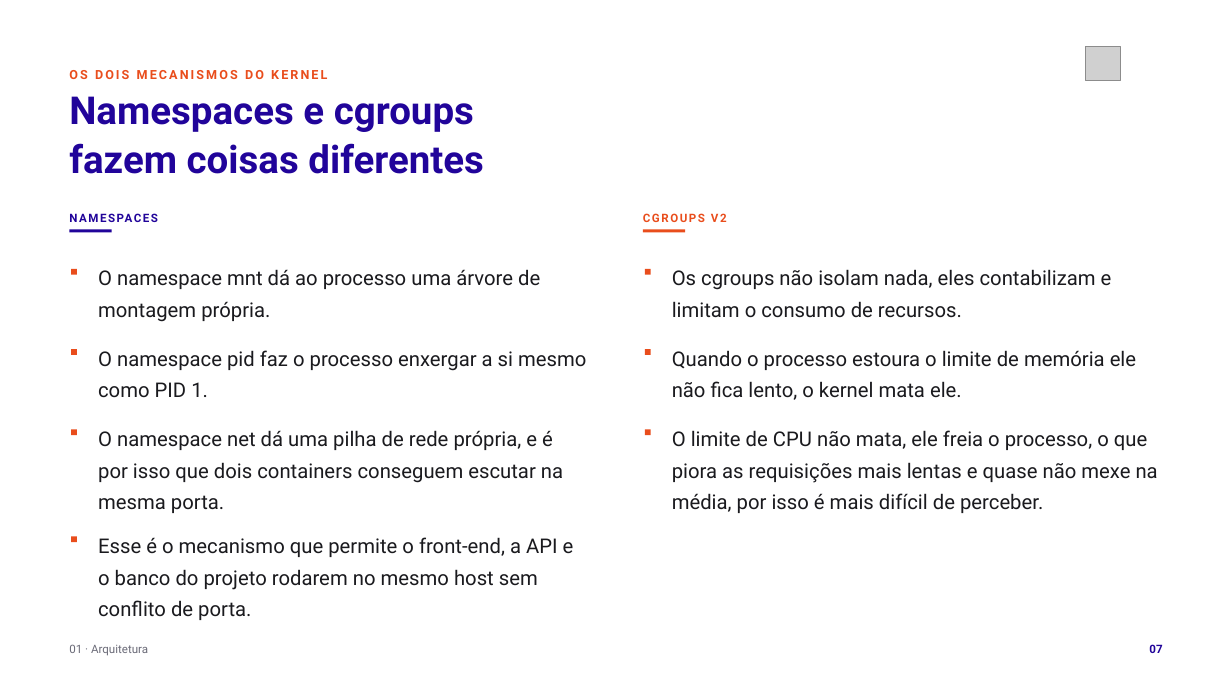
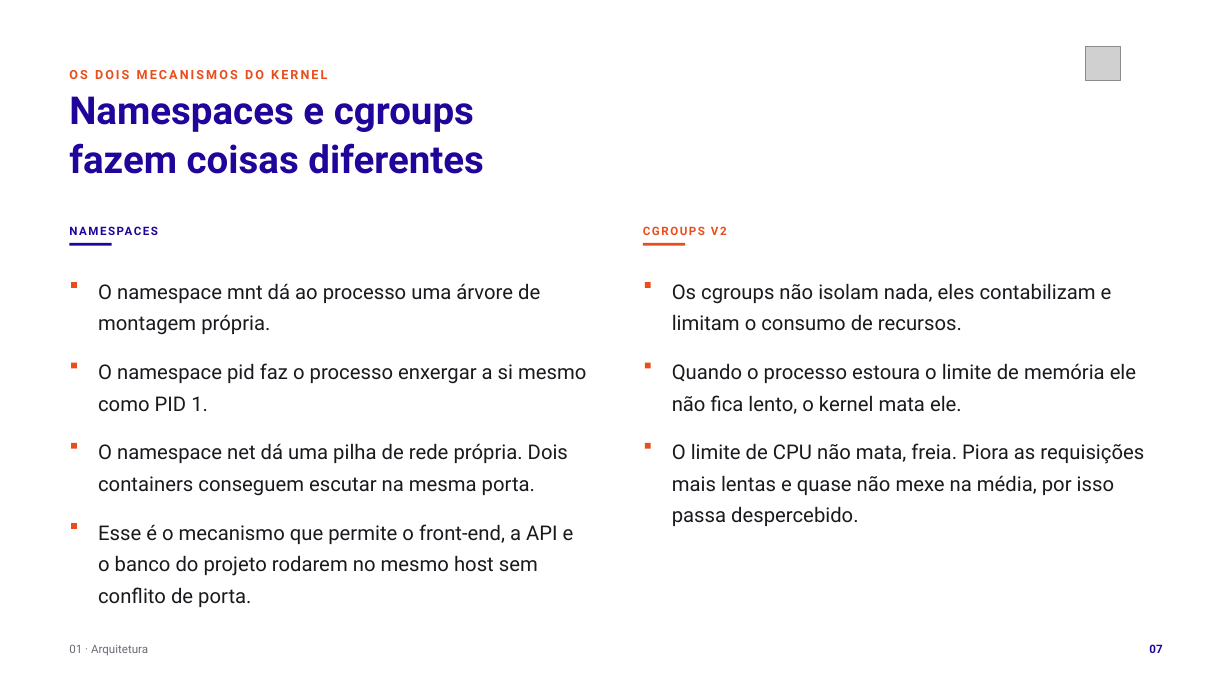
Before and after one commit to tcpassos/invite-app, a slide deck: slide 7 of trabalhos/T1-Docker-Invite-People.pptx. Drawn at 1232x693 pixels with LibreOffice and Linux fonts; fonts in the diff are those of the drawing; grey boxes stand for pictures. Boxes give left, top, right and bottom in pixels: in the first picture for what was removed or moved away, otherwise in the second. Text is boxed around its words. In the diff, an @@ line names an element or a change of style, - is before the commit and + after.

```diff
--- a/trabalhos/T1-Docker-Invite-People.pptx
+++ b/trabalhos/T1-Docker-Invite-People.pptx
@@ 8 rectangles, 5 texts: place and size @@
-8 rectangles, 5 texts at <box>69,213,1136,435</box>
+8 rectangles, 5 texts at <box>69,226,1136,448</box>
@@ text at <box>98,443,568,496</box>: text changed @@
-O namespace net dá uma pilha de rede própria, e é por isso que dois containers conseguem escutar na mesma porta.
+O namespace net dá uma pilha de rede própria. Dois containers conseguem escutar na mesma porta.
@@ text at <box>672,443,1144,526</box>: text changed @@
-O limite de CPU não mata, ele freia o processo, o que piora as requisições mais lentas e quase não mexe na média, por isso é mais difícil de perceber.
+O limite de CPU não mata, freia. Piora as requisições mais lentas e quase não mexe na média, por isso passa despercebido.
@@ rectangle: place and size @@
-rectangle at <box>71,537,77,543</box>
+rectangle at <box>71,523,77,529</box>
@@ text "Esse é o mecanismo que ...": place and size @@
-text "Esse é o mecanismo que ..." at <box>98,537,574,620</box>
+text "Esse é o mecanismo que ..." at <box>98,524,574,607</box>
```
Also in this commit, not shown: 5 other slides changed, 9 other files.
